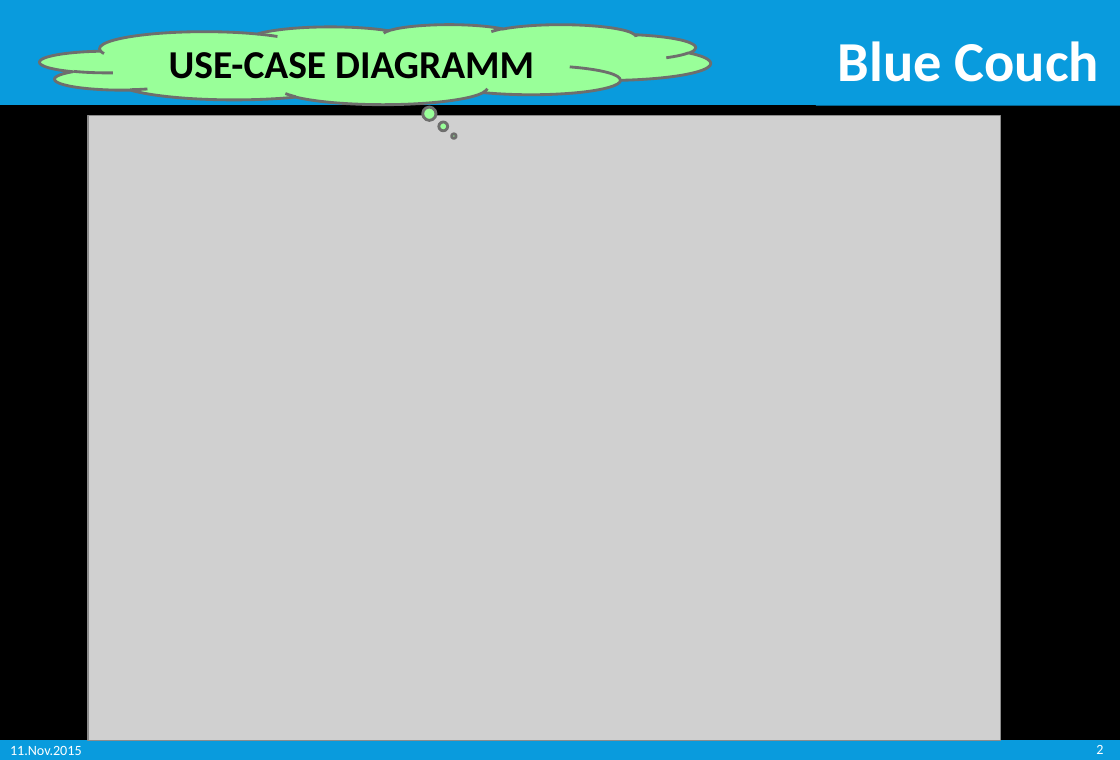
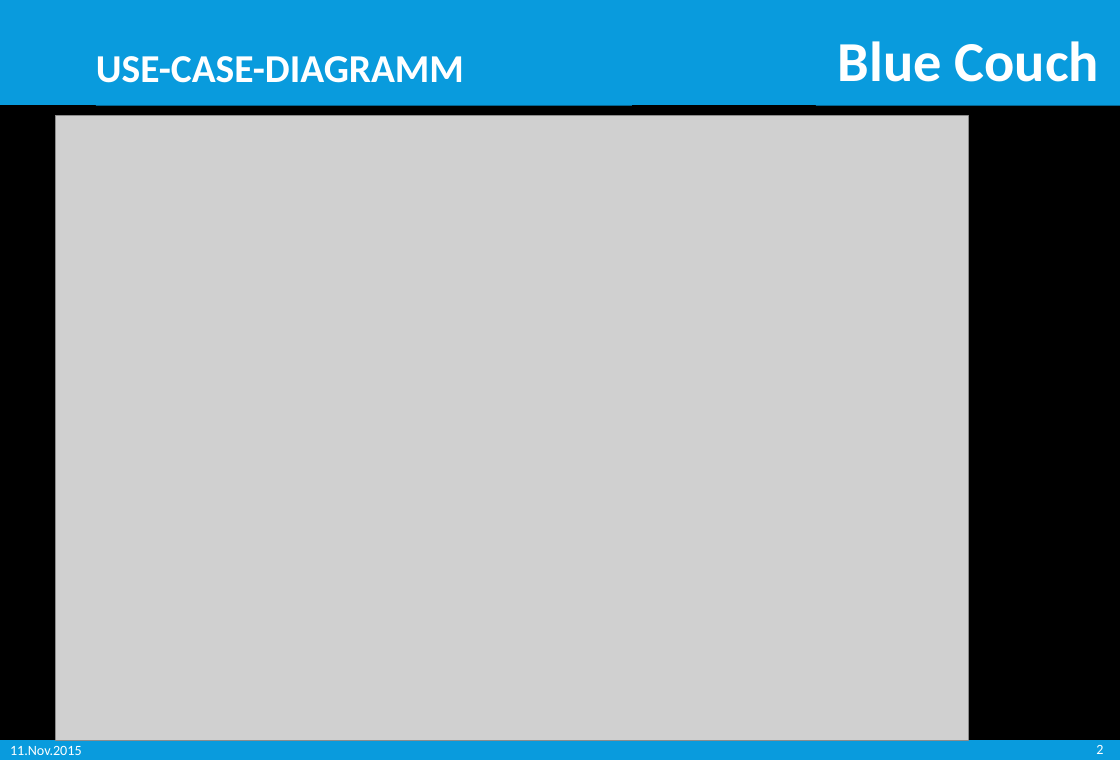
Before and after one commit to Misurecp94/SWE_SocialNetwork, a slide deck: slide 2 of 1_Präsentationen/SWE_BlueCouch_Anforderungsanalyse_v1.7.pptx. Drawn at 1120x760 pixels with LibreOffice and Linux fonts; fonts in the diff are those of the drawing; grey boxes stand for pictures; background and template pictures are left out. Boxes give left, top, right and bottom in pixels: in the first picture for what was removed or moved away, otherwise in the second. Text is boxed around its words. In the diff, an @@ line names an element or a change of style, - is before the commit and + after.

```diff
--- a/1_Präsentationen/SWE_BlueCouch_Anforderungsanalyse_v1.7.pptx
+++ b/1_Präsentationen/SWE_BlueCouch_Anforderungsanalyse_v1.7.pptx
@@ rectangle "USE-CASE-DIAGRAMM": place and size @@
-rectangle "USE-CASE-DIAGRAMM" at <box>40,24,710,105</box>
+rectangle "USE-CASE-DIAGRAMM" at <box>96,28,632,107</box>
@@ rectangle "USE-CASE-DIAGRAMM" at <box>96,28,632,107</box>: thought cloud to rectangle; fill #99FF99 to #099BDD; outline #6F6E6D 2 pt to none @@
@@ text in rectangle at <box>96,56,464,83</box>: text changed; text colour #000000 to #FFFFFF @@
-USE-CASE DIAGRAMM
+USE-CASE-DIAGRAMM
@@ picture: place and size @@
-picture at <box>88,116,1001,741</box>
+picture at <box>56,116,969,741</box>
```
Also in this commit, not shown: 1 other slide changed, 5 slides added, 1 slide removed, 22 other files.
